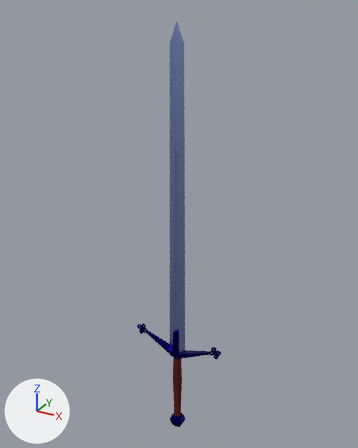
The glTF model art/Props/claymore.glb, before and after one commit.
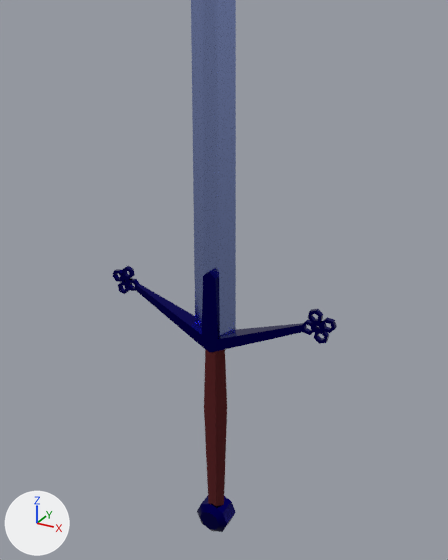
Old and new are each drawn whole from a camera (50 mm lens) standing at (0.946, -1.704, 1.613) and looking at (-0.022, 0.057, 0.733) and again close up from a camera (50 mm lens) standing at (0.5, -0.874, 0.636) and looking at (0.085, -0.121, 0.259). Lighting does not change. The marker at lower left points along +X, +Y and +Z. Vertices at the same position are counted once.

Script lines for the objects in view, before the commit:
```python
mat_material_001 = principled_material('Material.001')
mat_material_001.base_color = (0.328, 0.414, 0.8)  # blue #9bace7
mat_material_001.metallic = 1.0
mat_material_001.roughness = 0.264
me_claymore = bpy.data.meshes.new('claymore')
me_claymore.from_pydata(...)  # 432 vertices, 984 faces; spans x -0.23..0.23, y -0.03..0.03, z -0.38..1.56
# faces by material slot: [68, 884, 32]
me_claymore.materials.append(mat_material_001)  # blue #9bace7
me_claymore.materials.append(mat_material)  # dark blue #070074
me_claymore.materials.append(mat_material_002)  # dark red #500005
ob_claymore = bpy.data.objects.new('claymore', me_claymore)
ob_claymore.location = (0.0, 0.0, 0.0)
```
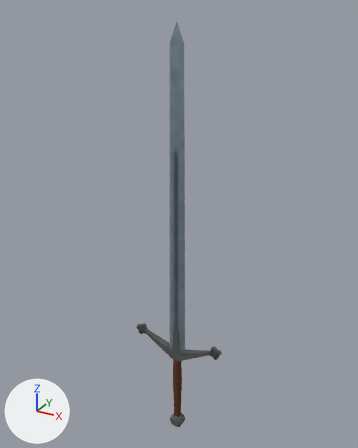
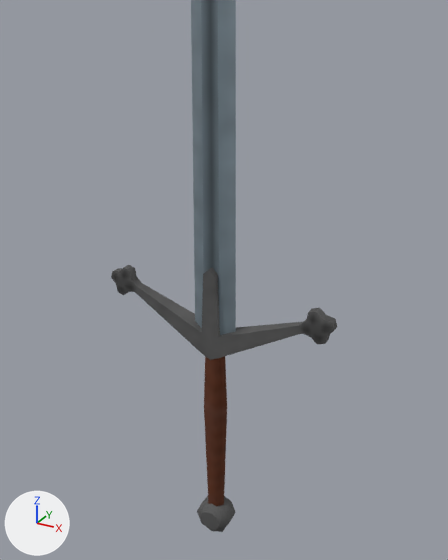
The newer file is also rescaled (x0.825), turned or shifted as a whole; pictures and numbers use the older file's frame.

Changed parts and their boxes [x1, y1, x2, y2] in the close-ups (448 x 560 px):
'claymore', surface changed, reshaped: before [113, 0, 337, 532]; after [111, 0, 338, 532]
part 1 of me_claymore, cut back: before [113, 266, 337, 404]; after [111, 265, 338, 404]
part 2 of me_claymore, surface changed: [191, 0, 236, 335] in both
part 3 of me_claymore, recoloured (blue to grey): [197, 271, 236, 532] in both
part 4 of me_claymore, recoloured (red to brown): [204, 356, 227, 507] in both

The change, as a list of edits to the scene's bpy script:
```text
Add img_claymore_mrs_64:
    img_claymore_mrs_64 = load_image('claymore_mrs_64', '_unpacked/claymore_mrs_64', 64, 64, 'Non-Color')
Add img_claymore_alb_64:
    img_claymore_alb_64 = load_image('claymore_alb_64', '_unpacked/claymore_alb_64', 64, 64, 'sRGB')
Change mat_material_001:
    where n0 = _N.new('ShaderNodeBsdfPrincipled'); n0.name = 'Principled BSDF'
    remove n0.inputs[0].default_value = (0.328, 0.414, 0.8, 1.0)  # 'Base Color', blue #9bace7
    remove n0.inputs[1].default_value = 1.0  # 'Metallic'
    remove n0.inputs[2].default_value = 0.264  # 'Roughness'
    add n2 = _N.new('ShaderNodeTexImage'); n2.name = 'Image Texture'
    add n2.image = img_claymore_alb_64
    add n3 = _N.new('ShaderNodeSeparateColor'); n3.name = 'Separate Color'
    add n4 = _N.new('ShaderNodeTexImage'); n4.name = 'Image Texture.001'
    add n4.image = img_claymore_mrs_64
    add _L.new(n2.outputs[0], n0.inputs[0])  # 'Color' to 'Base Color'
    add _L.new(n3.outputs[2], n0.inputs[1])  # 'Blue' to 'Metallic'
    add _L.new(n3.outputs[1], n0.inputs[2])  # 'Green' to 'Roughness'
    add _L.new(n4.outputs[0], n3.inputs[0])  # 'Color' to 'Color'
Change me_claymore:
    used by ob_claymore; location = (0.0, 0.0, 0.0)
    remove me_claymore.from_pydata(...)  # 432 vertices, 984 faces; spans x -0.23..0.23, y -0.03..0.03, z -0.38..1.56
    add me_claymore.from_pydata(...)  # 208 vertices, 392 faces; spans x -0.23..0.23, y -0.03..0.03, z -0.38..1.57
    me_claymore part 1: 9 vertices moved from x -0.02..0.02, y -0.02..0.02, z 0.06..0.07 to x -0.02..0.02, y -0.02..0.02, z 0.04..0.07; 284 vertices removed from x -0.23..0.23, y -0.02..0.02, z 0.06..0.18; 60 vertices added at x -0.23..0.23, y -0.02..0.02, z 0.05..0.18
    me_claymore part 2: 212 kept faces spanning x -0.04..0.04, y -0.03..0.03, z -0.38..1.57 get new texture (UV) coordinates
    me_claymore part 3: 116 faces spanning x -0.04..0.04, y -0.03..0.03, z -0.38..0.22 switch from mat_material (dark blue #070074) to mat_material_001
    me_claymore part 4: 28 faces spanning x -0.03..0.03, y -0.02..0.02, z -0.31..0.07 switch from mat_material_002 (dark red #500005) to mat_material_001
    me_claymore part 5: the surface is now shaded smooth
```
